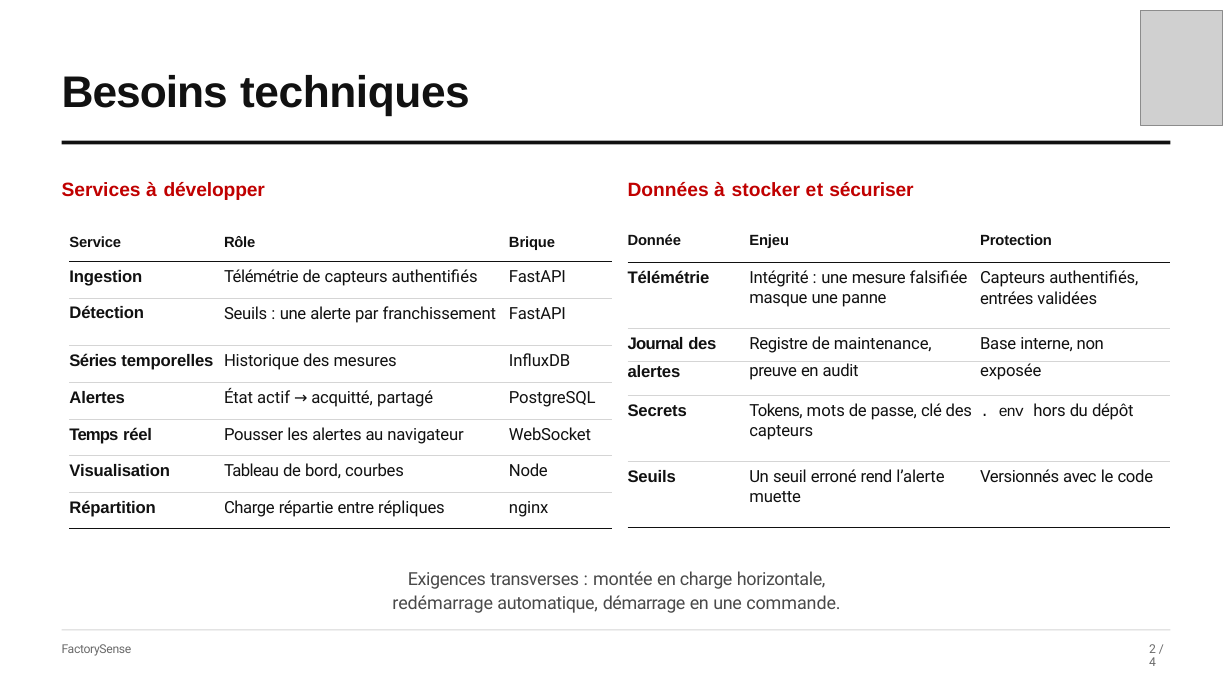
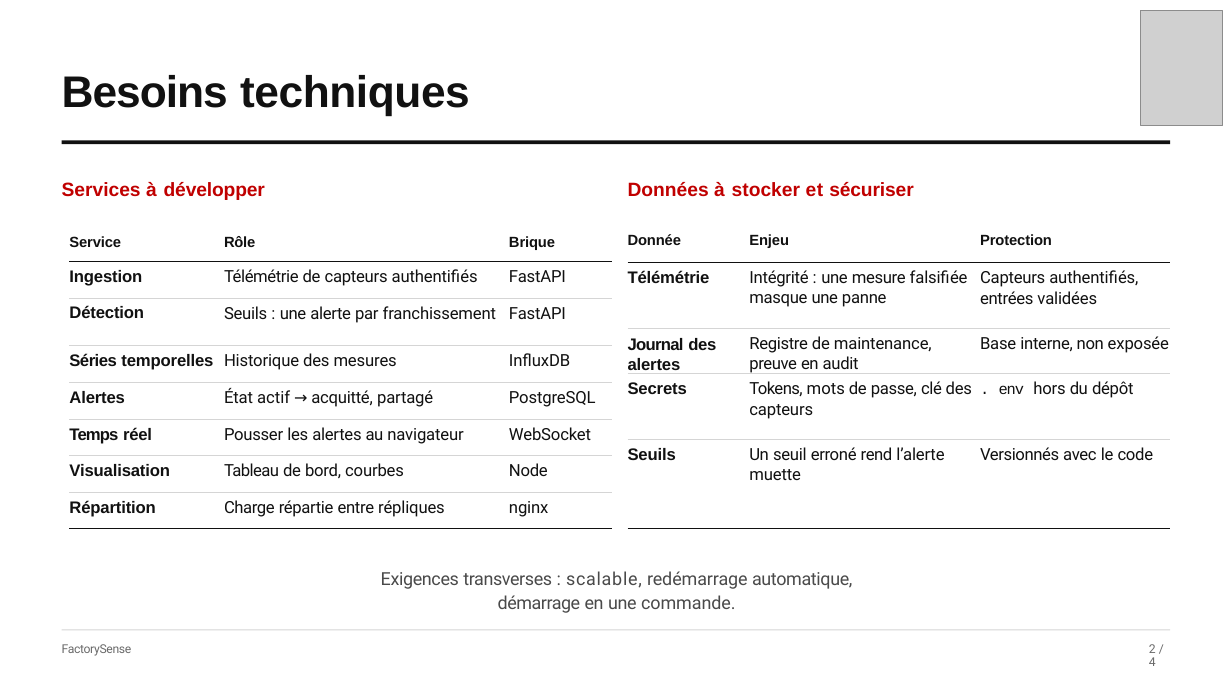
Before and after one commit to tVelard/FactorySense, a slide deck: slide 3 of presentation/slides.pptx. Drawn at 1232x693 pixels with LibreOffice and Linux fonts; fonts in the diff are those of the drawing; grey boxes stand for pictures. Boxes give left, top, right and bottom in pixels: in the first picture for what was removed or moved away, otherwise in the second. Text is boxed around its words. In the diff, an @@ line names an element or a change of style, - is before the commit and + after.

```diff
--- a/presentation/slides.pptx
+++ b/presentation/slides.pptx
@@ table at (628, 234, 1170, 528) @@
-row 3: Journal des | Registre de maintenance, | Base interne, non
-row 4: alertes | preuve en audit | exposée
+row 3: Journal des alertes | Registre de maintenance, preuve en audit | Base interne, non exposée
@@ text at (381, 571, 852, 613): text changed @@
-Exigences transverses : montée en charge horizontale, redémarrage automatique, démarrage en une commande.
+Exigences transverses : scalable, redémarrage automatique, démarrage en une commande.
```
Also in this commit, not shown: 2 other slides changed, 1 other file.
